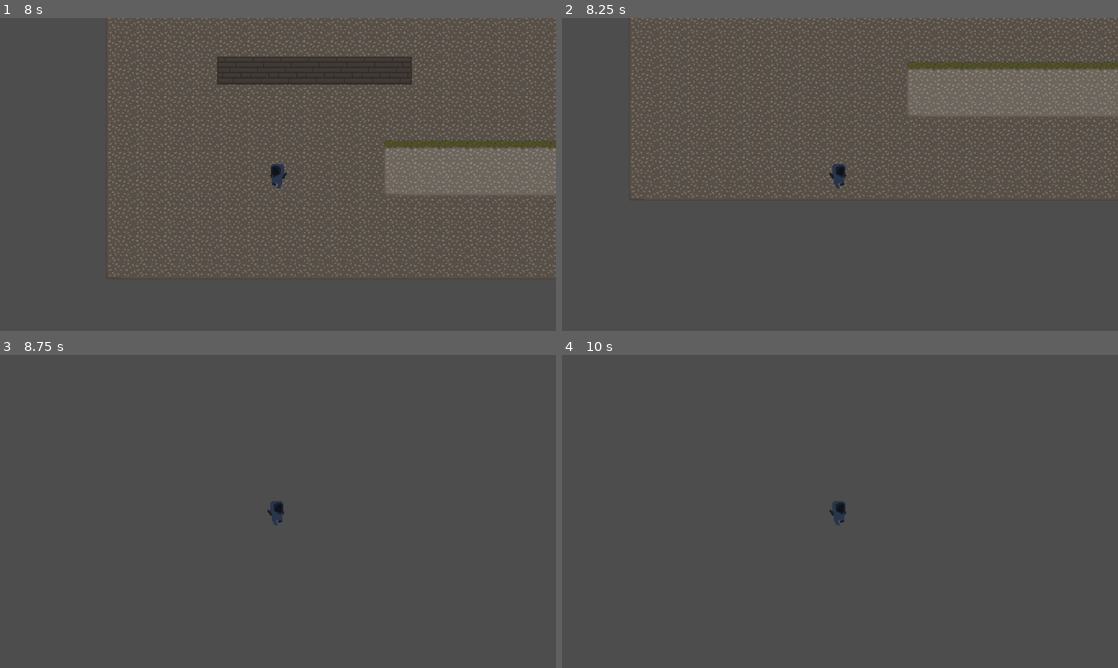
Above: before the commit, frames 1-4 (two rows, left to right).
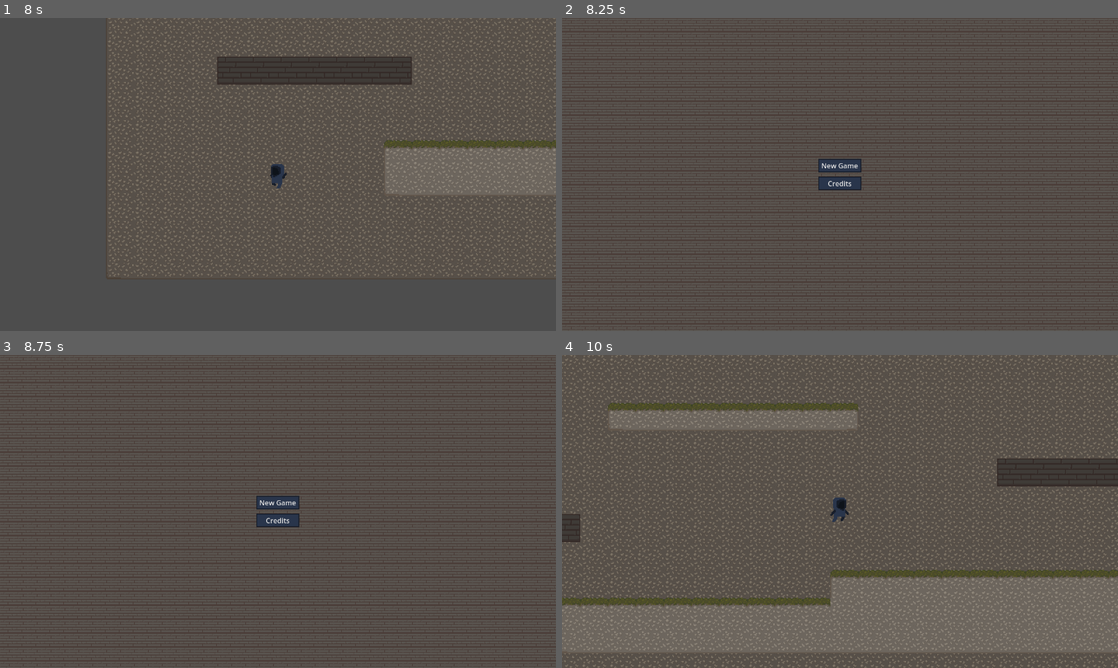
Above: after the commit, the same moments.

Repository: Sederic/Hook-Hero
Game: Godot game, scene res://Scenes/level.tscn
Same seed, same stepped clock (60 frames per second), same inputs: the game is played once before the commit and once after it. The engine's default icon, where the game draws it, is replaced by a stand-in: a white triangle on a blue panel in a dark square.
Inputs (mouse positions are in pixels of both pictures, inside the frame that each line leads up to):
- Up to frame 1 (8 s): click "New Game" at 0.5 s; hold D (Right) 1.28-2.78 s; tap Space (Space) at 1.35, 2.1, 2.85, 3.6, 4.35, 5.1, 5.85, 6.5, 6.6, 7.35 s; hold A (Left) 2.78-3.53 s; hold D (Right) 3.53-5.03 s; tap Enter at 4.25 s; hold A (Left) 5.03-5.78 s; hold D (Right) 5.78-6.53 s; hold A (Left) from 6.53 s (still down)
- Up to frame 2 (8.25 s): release A (Left) at 8.03 s; hold D (Right) from 8.03 s (still down); tap Space (Space) at 8.1 s
- Up to frame 3 (8.75 s): keep holding D (Right)
- Up to frame 4 (10 s): release D (Right) at 8.75 s; click (840, 502) at 8.75 s, where only the run after the commit has a clickable "New Game"; hold D (Right) from 9.53 s (still down); tap Space (Space) at 9.6 s

Frame 1 is identical in both runs. In frame 2, 9.9% of the frame differs, in the area x 12-100%, y 0-58%; in frame 3, 0.6%; in frame 4, 40%, in the area x 0-100%, y 0-100%.

Commit message:
made player die past certain height

Diff:
--- a/Scripts/player.gd
+++ b/Scripts/player.gd
@@ -39,6 +39,8 @@
 	velocity.x = direction * speed
 	move_and_slide()
 	update_animation(direction)
+	if position.y > 600:
+		GameManager.player_death()
 
 #Updates animations
 func update_animation(direction):
